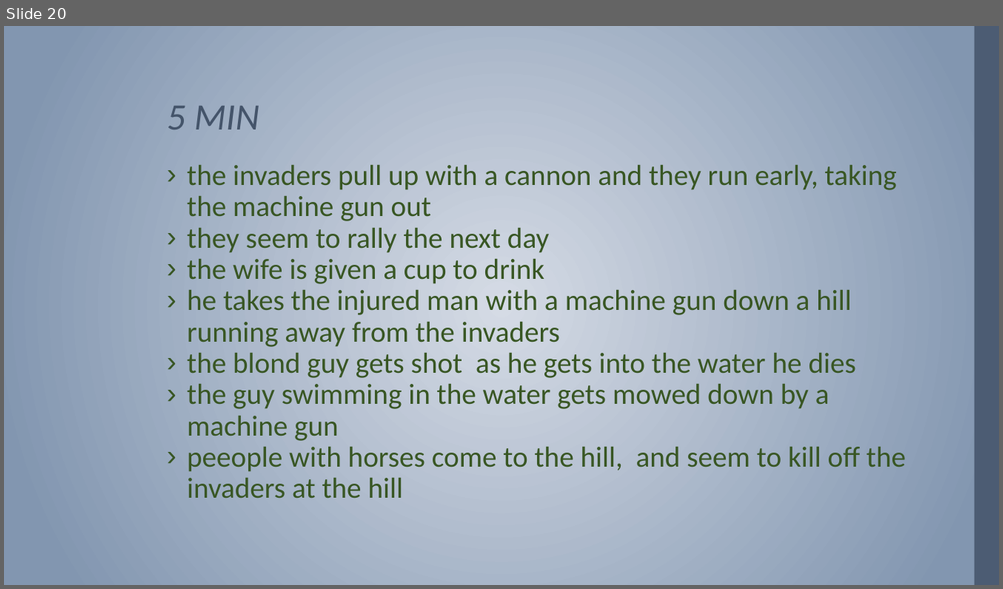
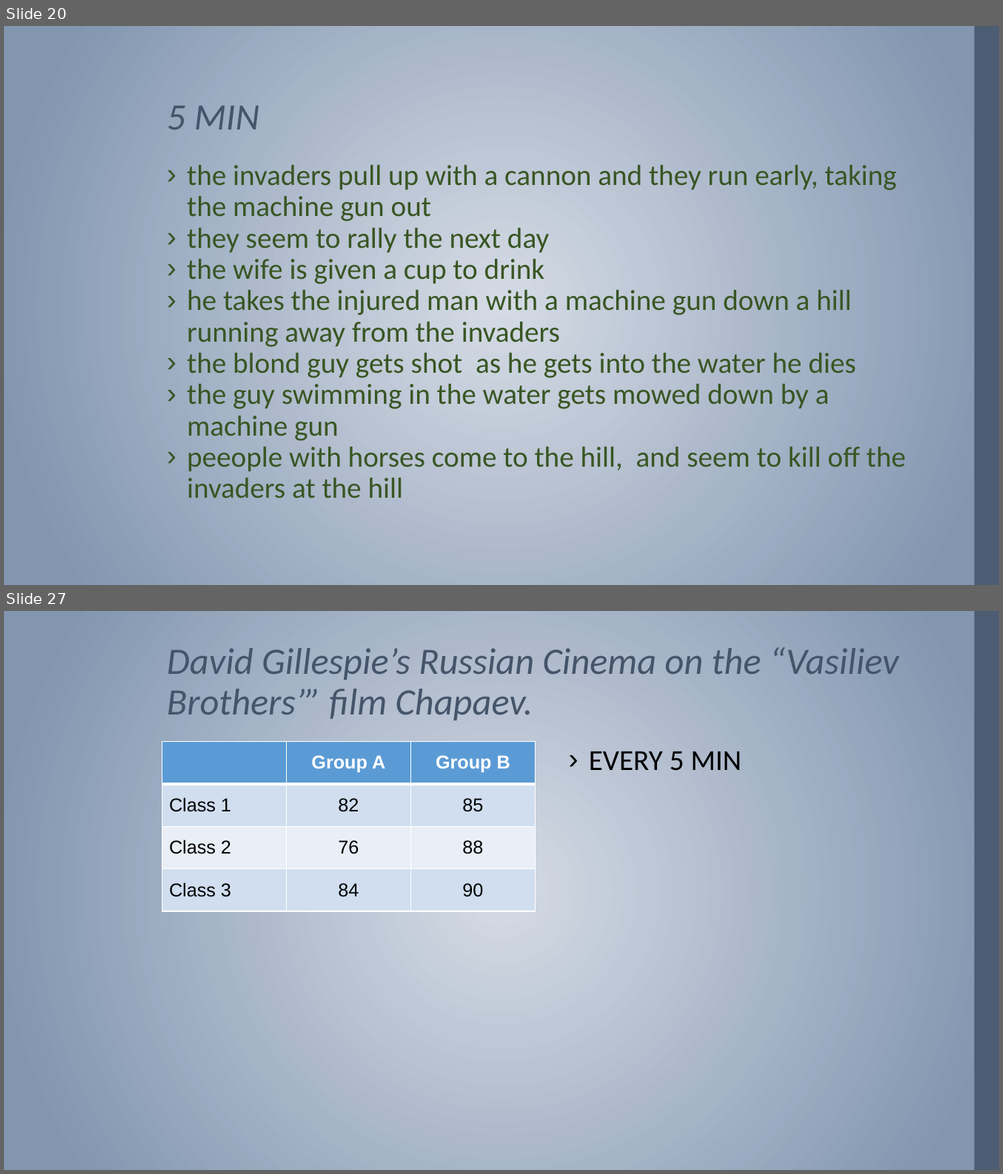
Before and after one commit to MichaelOdumosu57/Spring_2017, a slide deck: Spring 2017 Semester/Music or Arts/ARUS HW/14 ARUS HW/ARUS 280 HW #14.pptx. Shown one above the other, each under a label of ours: slide 20 before the commit, slides 20 and 27 after it; the slides between them are not shown. The pictures are 1003x589 and 1003x1174 pixels, drawn with LibreOffice and Linux fonts; fonts in the diff are those of the drawing; background and template pictures are left out. Boxes give left, top, right and bottom in pixels: in the first picture for what was removed or moved away, otherwise in the second. Text is boxed around its words. In the diff, an @@ line names an element or a change of style, - is before the commit and + after.

```diff
--- a/Spring 2017 Semester/Music or Arts/ARUS HW/14 ARUS HW/ARUS 280 HW #14.pptx
+++ b/Spring 2017 Semester/Music or Arts/ARUS HW/14 ARUS HW/ARUS 280 HW #14.pptx
@@ slide 27 added at (4,611,999,1170), background gradient #D5DBE5 to #8296B0; not listed: 1 template element that a slide beside it also shows @@
@@ title added at (167,647,899,721), 36 pt, text #44546A, italic @@
+David Gillespie’s Russian Cinema on the “Vasiliev Brothers’” film Chapaev.
@@ table added at (162,741,536,986), 4 rows, 3 columns @@
+ | Group A | Group B
+Class 1 | 82 | 85
+Class 2 | 76 | 88
+Class 3 | 84 | 90
@@ text added at (589,752,742,771), 28 pt, text #000000 @@
+› EVERY 5 MIN
```
Also in this commit, not shown: 8 other slides added.
